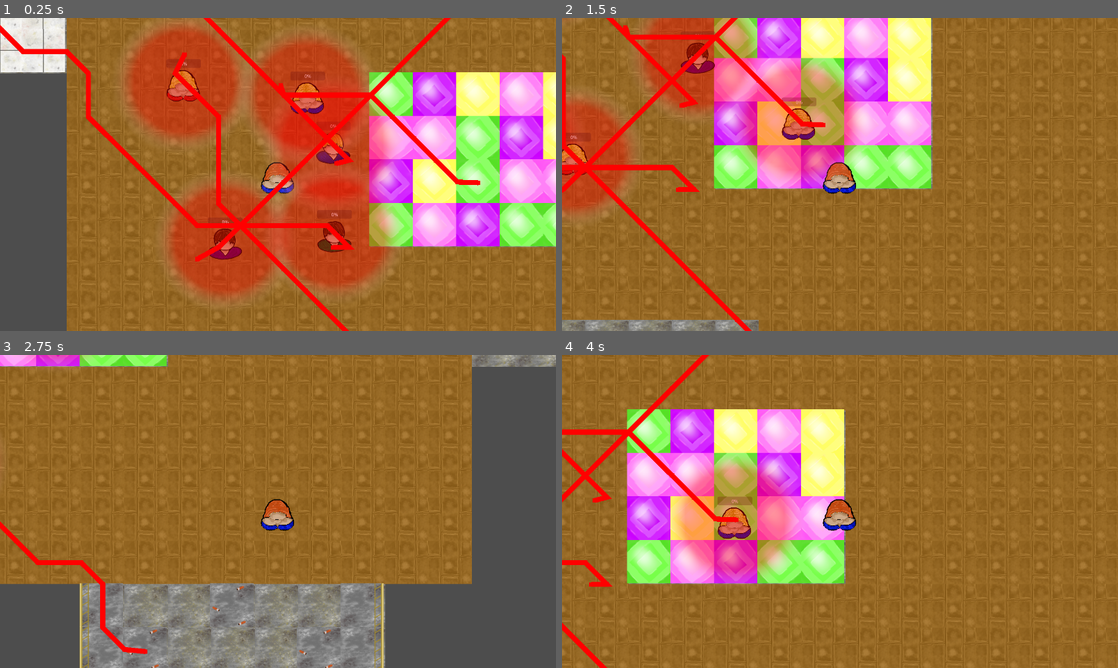
Above: before the commit, frames 1-4 (two rows, left to right).
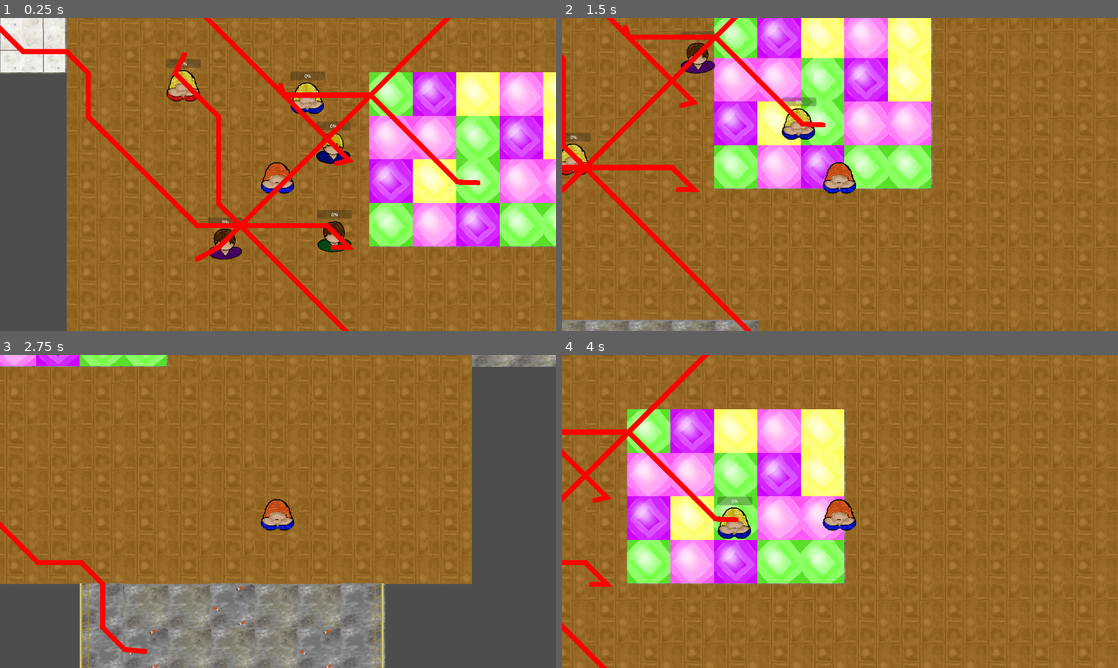
Above: after the commit, the same moments.

Repository: mntjams/game-jam-25-2
Game: Godot game, scene res://scenes/game.tscn
Same seed, same stepped clock (60 frames per second), same inputs: the game is played once before the commit and once after it. The engine's default icon, where the game draws it, is replaced by a stand-in: a white triangle on a blue panel in a dark square. Sound files missing from this copy of the repository are replaced by a short silence.
Inputs:
- Up to frame 1 (0.25 s): no input
- Up to frame 2 (1.5 s): hold D (right) 0.53-1.28 s; hold E (interact) 0.53-1.28 s; hold S (down) from 1.28 s (still down); tap E (interact) at 1.35 s
- Up to frame 3 (2.75 s): release S (down) at 2.03 s; hold D (right) from 2.03 s (still down); hold E (interact) from 2.03 s (still down); tap Space (slots) at 2.1 s
- Up to frame 4 (4 s): release D (right) at 2.78 s; release E (interact) at 2.78 s; hold W (up) 2.78-3.53 s; tap Q at 2.85 s; tap E (interact) at 3.05 s; hold A (left) from 3.53 s (still down); hold E (interact) from 3.53 s (still down)

The runs differ from the first frame. In frame 1, 26% of the frame differs, in the area x 22-72%, y 1-91%; in frame 2, 14%; in frame 3, 0.2%; in frame 4, 6.6%.

Commit message:
Update visibility of spotting area

Diff:
--- a/scripts/woman.gd
+++ b/scripts/woman.gd
@@ -14,6 +14,7 @@
 signal player_left(woman : InteractableWoman)
 
 @onready var progress_bar : ProgressBar = $Sprite2D/ProgressBar
+@onready var spotting_area : Area2D = $SpottingArea
 
 const INTEREST_LIMIT : float = 100.0
 var player_in_range: bool = false
@@ -28,22 +29,31 @@
 	return false
 
 func _on_spotting_area_body_entered(body):
-	if body is Player:
+	if interest > 0 and body is Player:
 		if body.is_interacting:
-			# TODO: spotted when girl entered
-			print("What are you doing with this woman!")
+			handle_spotted_event()
 
 # check if started
 func _on_player_started_interacting(woman : InteractableWoman):
-	if woman != self and is_player_visible():
-		# TODO: player started interacting with other woman
-		print("You started interacting with this girl when I am here!")
+	if woman != self and is_player_visible() and interest > 0:
+		handle_spotted_event()
+
+func handle_spotted_event():
+	# TODO: handle spotted event
+	print("what are you doing with this girl")
+	pass
 
 func _subscribe_to_player_interaction_signal() -> void:
 	var player := get_tree().get_first_node_in_group("Player")
 
 	if not player.started_interacting_with.is_connected(_on_player_started_interacting):
 		player.started_interacting_with.connect(_on_player_started_interacting)
+
+func update_spotting_area_visibility():
+	if interest > 0:
+		spotting_area.visible = true
+	else:
+		spotting_area.visible = false
 
 # --- Interest bar logic
 
@@ -95,6 +105,7 @@
 	#print(self," You cool dude, I am really interested")
 	interest = clamp(interest + interest_gained, 0.0, 100.0)
 	animate_progress_bar(interest_gained)
+	update_spotting_area_visibility()
 	if interest >= INTEREST_LIMIT:
 		fall_in_love()
 
@@ -117,6 +128,7 @@
 	women_costume_textures = _load_costumes(WOMEN_COSTUMES_DIR)
 	_subscribe_to_player_interaction_signal()
 	_apply_random_costume()
+	update_spotting_area_visibility()
 	_init_interest_bar()
 
 func on_done_in_room() -> void:
Not shown: 1 places in scenes/game.tscn that only renumber resources
